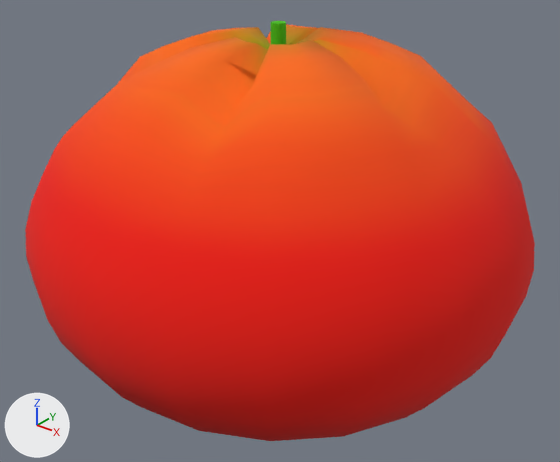
Renders of the OBJ model assets/models/ingredients/tomato2.obj from each side of a commit.
Rendered twice from a 50 mm lens placed at (-0.74, -4.08, 3.84), pointed at (-3.98, -0.03, 1.33). Lighting does not change. The marker at lower left points along +X, +Y and +Z. Where no turn or scale is listed for an object, it has been applied to the vertices.

In view in the first picture: 'tomato2'.
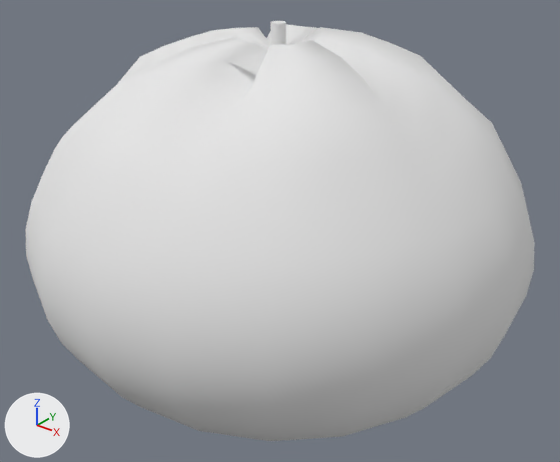
The newer file is also turned or shifted as a whole; pictures and numbers use the older file's frame.

What differs and where, as boxes [x1, y1, x2, y2] in the pictures (560 x 462 px):
'tomato2', recoloured (red to white): [25, 21, 535, 441] in both

The edits, one by one:
Material 'tomato2:lambert2SG' (mat_tomato2_lambert2sg) is new.
Its base color is (0.8, 0.8, 0.8) (white #e7e7e7).
Its roughness is 1.0.
me_tomato2 has 442 vertices, 460 faces and spans x -5.86..-2.18, y -1.79..1.79, z 0.03..2.84.
me_tomato2 no longer uses material mat_lambert2sg (picture img_tomatocolor_png).
me_tomato2 now uses material mat_tomato2_lambert2sg (white #e7e7e7).
